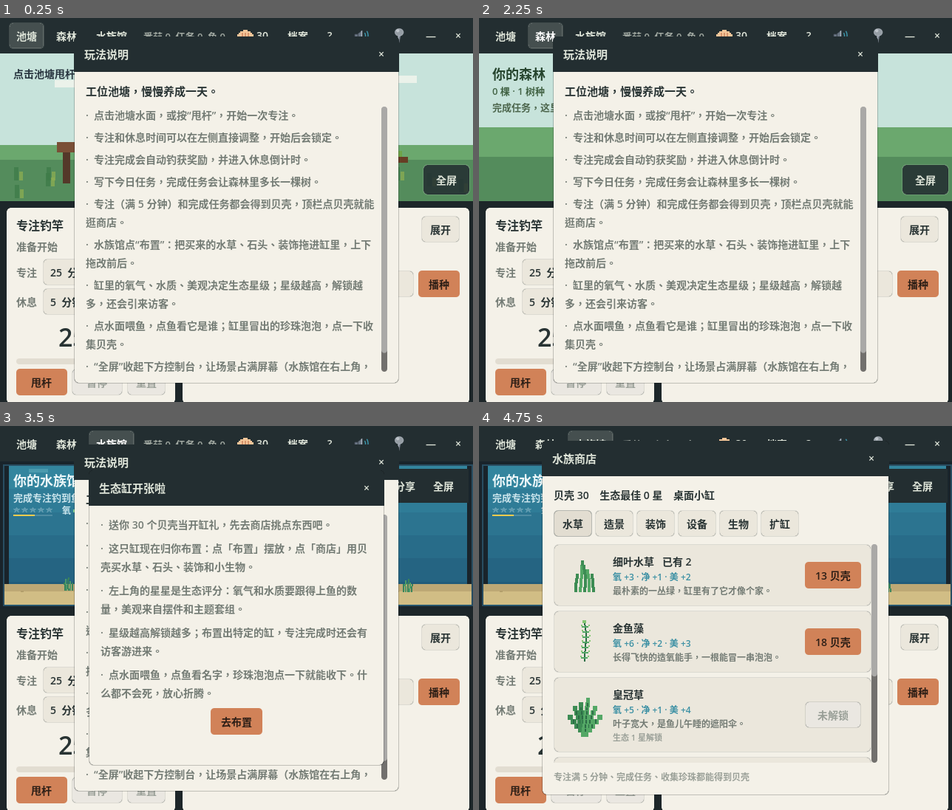
Above: before the commit, frames 1-4 (two rows, left to right).
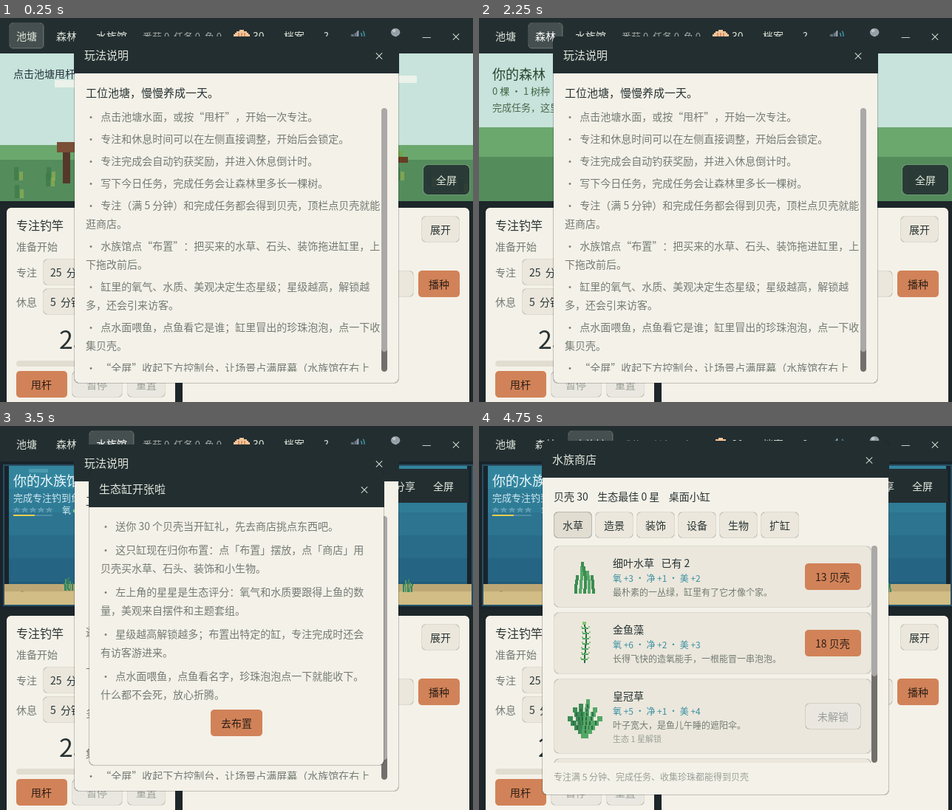
Above: after the commit, the same moments.

Repository: Mr-Salticidae/desk-pond
Game: Godot game, scene res://scenes/Main.tscn
Same seed, same stepped clock (60 frames per second), same inputs: the game is played once before the commit and once after it.
Inputs (mouse positions are in pixels of both pictures, inside the frame that each line leads up to):
- Up to frame 1 (0.25 s): no input
- Up to frame 2 (2.25 s): click (781, 282) at 0.52 s; type "12" at 0.6 s; click "池塘" at 1.25 s; click "森林" at 2 s
- Up to frame 3 (3.5 s): click "水族馆" at 2.75 s
- Up to frame 4 (4.75 s): click "30" at 3.5 s; click "档案" at 4.25 s

The runs differ from the first frame. In frame 1, 11% of the frame differs, in the area x 1-100%, y 2-100%; in frame 2, 12%; in frame 3, 9.9%; in frame 4, 7.5%.

Commit message:
修 macOS / Linux 导出版中文全是豆腐块，版本 0.6.1
桌面端原先没指定中文字体，靠引擎自动借系统字体补字形：Windows 上一直正常，
macOS 导出版却借不到（GitHub Actions macOS runner 实测，Metal 渲染下中文全成方框）。
非 Windows 桌面改用 SystemFont 显式点名苹方 / 冬青 / 思源 / 文泉驿等，末位挂打包的像素字体兜底；
Windows 观感不变。

Co-Authored-By: Claude Opus 5.5 <noreply@anthropic.com>

Diff:
--- a/project.godot
+++ b/project.godot
@@ -15,7 +15,7 @@
 [application]
 
 config/name="Desk Pond"
-config/version="0.6.0"
+config/version="0.6.1"
 run/main_scene="res://scenes/Main.tscn"
 config/features=PackedStringArray("4.6")
 config/icon="res://assets/icon.png"
--- a/scripts/ui_theme.gd
+++ b/scripts/ui_theme.gd
@@ -144,13 +144,31 @@
 
 # ---- 全局主题：让整棵 UI 树共享极简底色 ----
 
+const PIXEL_FONT := "res://assets/fonts/fusion-pixel-12px-proportional-zh_hans.otf.woff2"
+
+# 显式点名各系统自带的中文字体，最后用打包的像素字体兜底：哪台机器都不会再出豆腐块
+static func cjk_system_font() -> Font:
+	var f := SystemFont.new()
+	f.font_names = PackedStringArray([
+		"PingFang SC", "Hiragino Sans GB", "Heiti SC", "STHeiti",              # macOS
+		"Noto Sans CJK SC", "Source Han Sans SC", "WenQuanYi Micro Hei",      # Linux
+		"Microsoft YaHei",
+	])
+	var fb: Array[Font] = [load(PIXEL_FONT)]
+	f.fallbacks = fb
+	return f
+
 static func make_theme() -> Theme:
 	var t := Theme.new()
 	t.default_font_size = 14
 	# Web 导出没有系统字体可回退，中文会整体缺字；
 	# 打包的缝合像素字体（OFL）只在 Web 上启用，桌面端保持系统字体的既有观感。
 	if OS.has_feature("web"):
-		t.default_font = load("res://assets/fonts/fusion-pixel-12px-proportional-zh_hans.otf.woff2")
+		t.default_font = load(PIXEL_FONT)
+	elif OS.get_name() != "Windows":
+		# macOS / Linux：不能指望引擎自动借系统字体补中文——2026-09-29 GitHub Actions macOS 实测，
+		# 导出版的中文全是豆腐块（Windows 上的自动回退一直正常，所以 Windows 保持原样不动）。
+		t.default_font = cjk_system_font()
 
 	# 文本
 	t.set_color("font_color", "Label", INK)
Not shown, changed: export_presets.cfg
Not shown, changed: README.md
